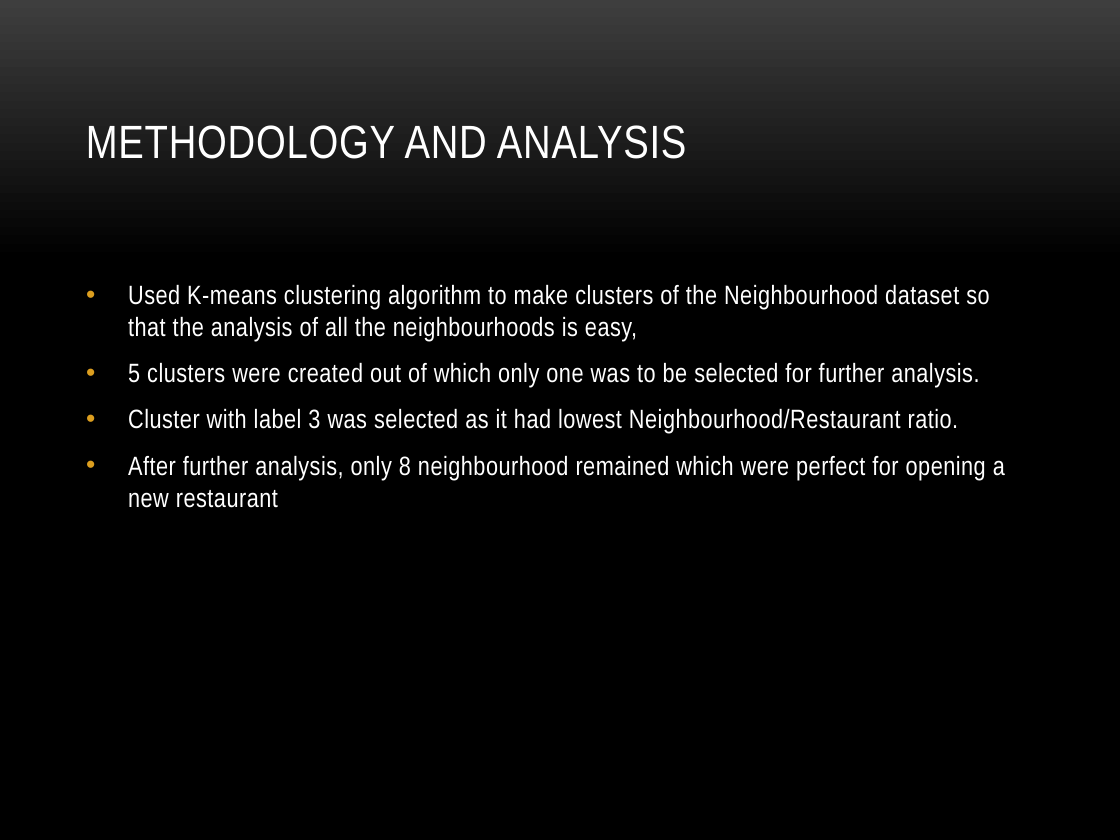
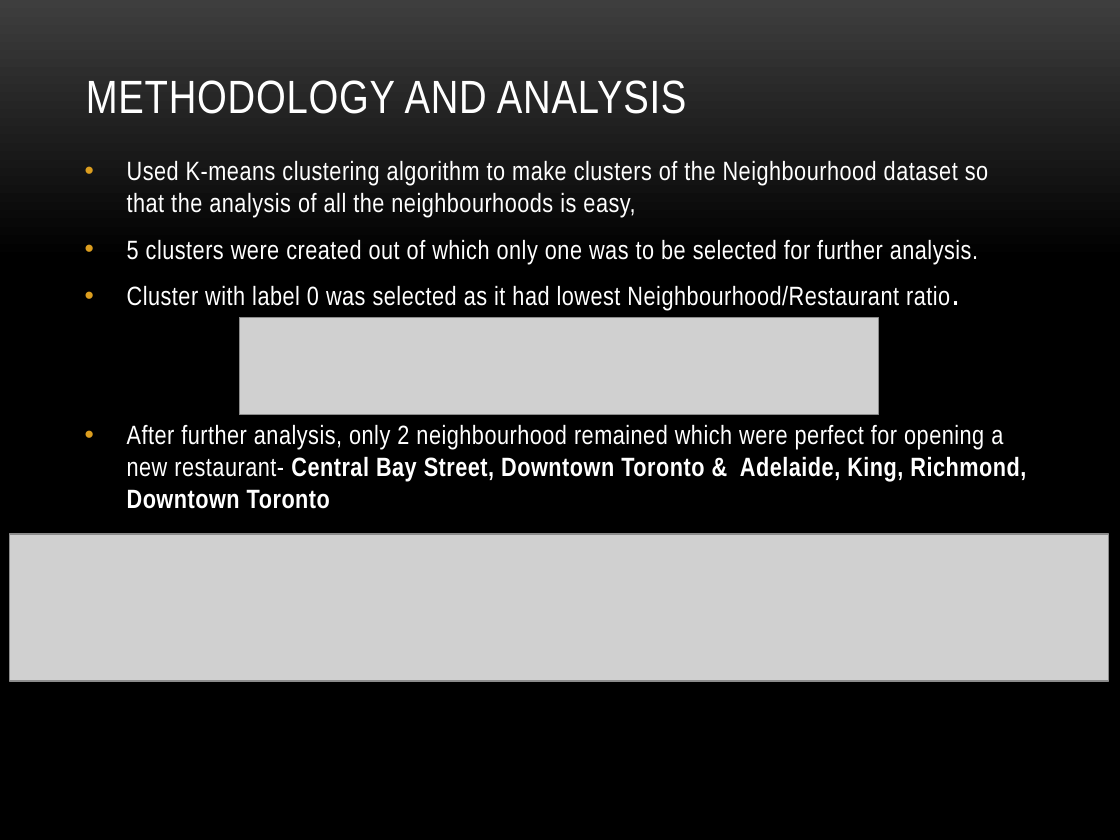
Before and after one commit to LovinChristy/COURSERA_CAPSTONE_PROJECT, a slide deck: slide 5 of Presentation_Capstone_Project.pptx (slide 4 before the commit). Drawn at 1120x840 pixels with LibreOffice and Linux fonts; fonts in the diff are those of the drawing; grey boxes stand for pictures; background and template pictures are left out. Boxes give left, top, right and bottom in pixels: in the first picture for what was removed or moved away, otherwise in the second. Text is boxed around its words. In the diff, an @@ line names an element or a change of style, - is before the commit and + after.

```diff
--- a/Presentation_Capstone_Project.pptx
+++ b/Presentation_Capstone_Project.pptx
@@ title "METHODOLOGY AND ANALYSIS": place and size @@
-title "METHODOLOGY AND ANALYSIS" at (86, 125, 687, 159)
+title "METHODOLOGY AND ANALYSIS" at (86, 80, 687, 114)
@@ text "Used K-means clustering algorithm to ...": place and size @@
-text "Used K-means clustering algorithm to ..." at (128, 284, 1005, 508)
+text "Used K-means clustering algorithm to ..." at (127, 161, 1026, 509)
@@ text at (127, 285, 1026, 509): text changed @@
-• Cluster with label 3 was selected as it had lowest Neighbourhood/Restaurant ratio.
-• After further analysis, only 8 neighbourhood remained which were perfect for opening a new restaurant
+• Cluster with label 0 was selected as it had lowest Neighbourhood/Restaurant ratio.
+• After further analysis, only 2 neighbourhood remained which were perfect for opening a new restaurant- Central Bay Street, Downtown Toronto & Adelaide, King, Richmond, Downtown Toronto
@@ picture added at (240, 318, 879, 416) @@
@@ picture added at (9, 534, 1108, 681) @@
```
Also in this commit, not shown: 4 other slides changed, 1 slide added, 1 other file.
